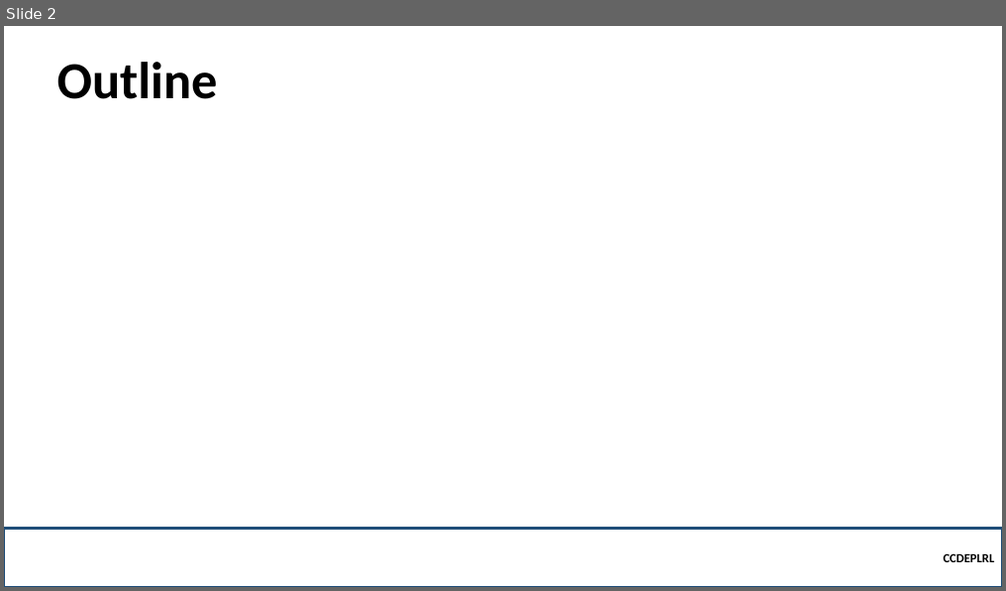
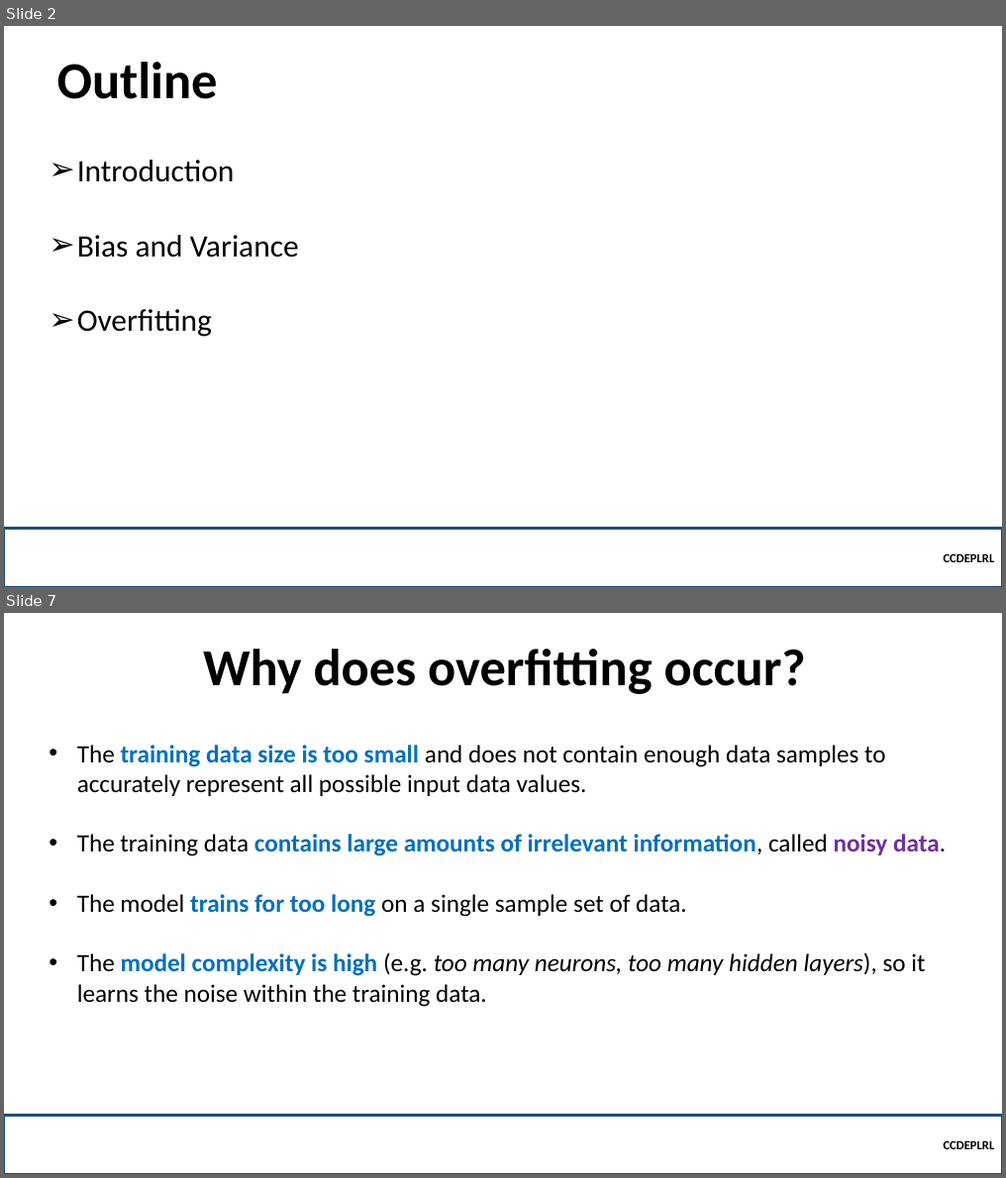
Before and after one commit to robitussin/CCDEPLRL, a slide deck: Week 3 - Neural Networks in Practice/Overfitting.pptx. Shown one above the other, each under a label of ours: slide 2 before the commit, slides 2 and 7 after it; the slides between them are not shown. The pictures are 1006x591 and 1006x1178 pixels, drawn with LibreOffice and Linux fonts; fonts in the diff are those of the drawing; background and template pictures are left out. Boxes give left, top, right and bottom in pixels: in the first picture for what was removed or moved away, otherwise in the second. Text is boxed around its words. In the diff, an @@ line names an element or a change of style, - is before the commit and + after.

Commit message:
added mini batch and overfitting

```diff
--- a/Week 3 - Neural Networks in Practice/Overfitting.pptx
+++ b/Week 3 - Neural Networks in Practice/Overfitting.pptx
@@ slide 7 added at (x1=4, y1=613, x2=1002, y2=1174), background picture (left out) @@
@@ title added at (x1=203, y1=649, x2=806, y2=694), 50 pt, text #000000, bold @@
+Why does overfitting occur?
@@ text added at (x1=77, y1=745, x2=945, y2=1007), 24 pt, text #000000 @@
+• The training data size is too small and does not contain enough data samples to accurately represent all possible input data values.
+• The training data contains large amounts of irrelevant information, called noisy data.
+• The model trains for too long on a single sample set of data.
+• The model complexity is high (e.g. too many neurons, too many hidden layers), so it learns the noise within the training data.
@@ rectangle added at (x1=4, y1=1115, x2=1002, y2=1174), outline #1F4E79 2.25 pt, 12 pt, text #000000, bold @@
+CCDEPLRL
@@ slide 2 changed as well @@
@@ text added at (x1=77, y1=160, x2=299, y2=337), 30 pt, text #000000 @@
+➢ Introduction
+➢ Bias and Variance
+➢ Overfitting
```
Also in this commit, not shown: 1 other slide changed, 8 other slides added, 2 other files.
